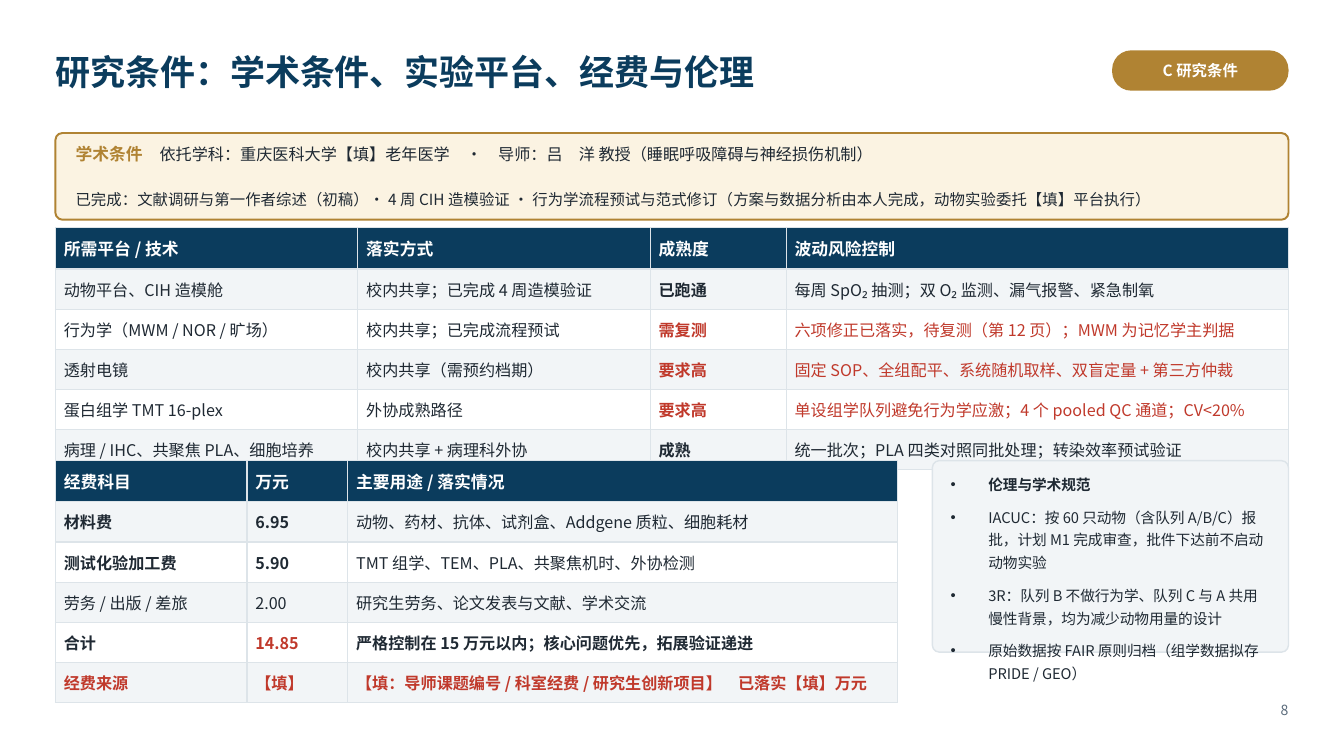
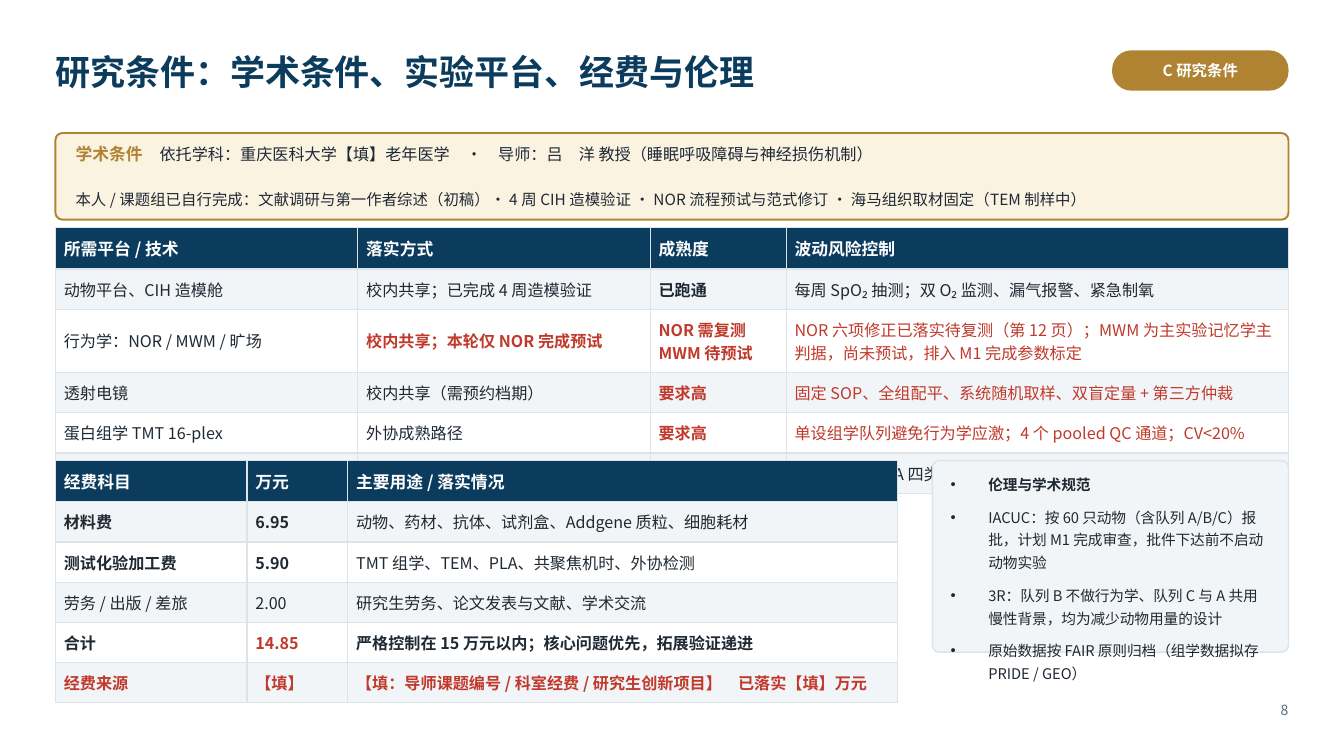
Before and after one commit to xoaiquynhanh17228kk-sketch/test, a slide deck: slide 8 of 开题报告_6分钟版.pptx. Drawn at 1344x756 pixels with LibreOffice and Linux fonts; fonts in the diff are those of the drawing. Boxes give left, top, right and bottom in pixels: in the first picture for what was removed or moved away, otherwise in the second. Text is boxed around its words. In the diff, an @@ line names an element or a change of style, - is before the commit and + after.

```diff
--- a/开题报告_6分钟版.pptx
+++ b/开题报告_6分钟版.pptx
@@ text at bbox=[76, 192, 1086, 207]: text changed @@
-已完成：文献调研与第一作者综述（初稿）· 4 周 CIH 造模验证 · 行为学流程预试与范式修订（方案与数据分析由本人完成，动物实验委托【填】平台执行）
+本人 / 课题组已自行完成：文献调研与第一作者综述（初稿）· 4 周 CIH 造模验证 · NOR 流程预试与范式修订 · 海马组织取材固定（TEM 制样中）
@@ table at bbox=[55, 228, 1289, 695] @@
-row 3: 行为学（MWM / NOR / 旷场） | 校内共享；已完成流程预试 | 需复测 | 六项修正已落实，待复测（第 12 页）；MWM 为记忆学主判据
+row 3: 行为学：NOR / MWM / 旷场 | 校内共享；本轮仅 NOR 完成预试 | NOR 需复测 / MWM 待预试 | NOR 六项修正已落实待复测（第 12 页）；MWM 为主实验记忆学主判据，尚未预试，排入 M1 完成参数标定
```
Also in this commit, not shown: 8 other slides changed, 5 other files.
